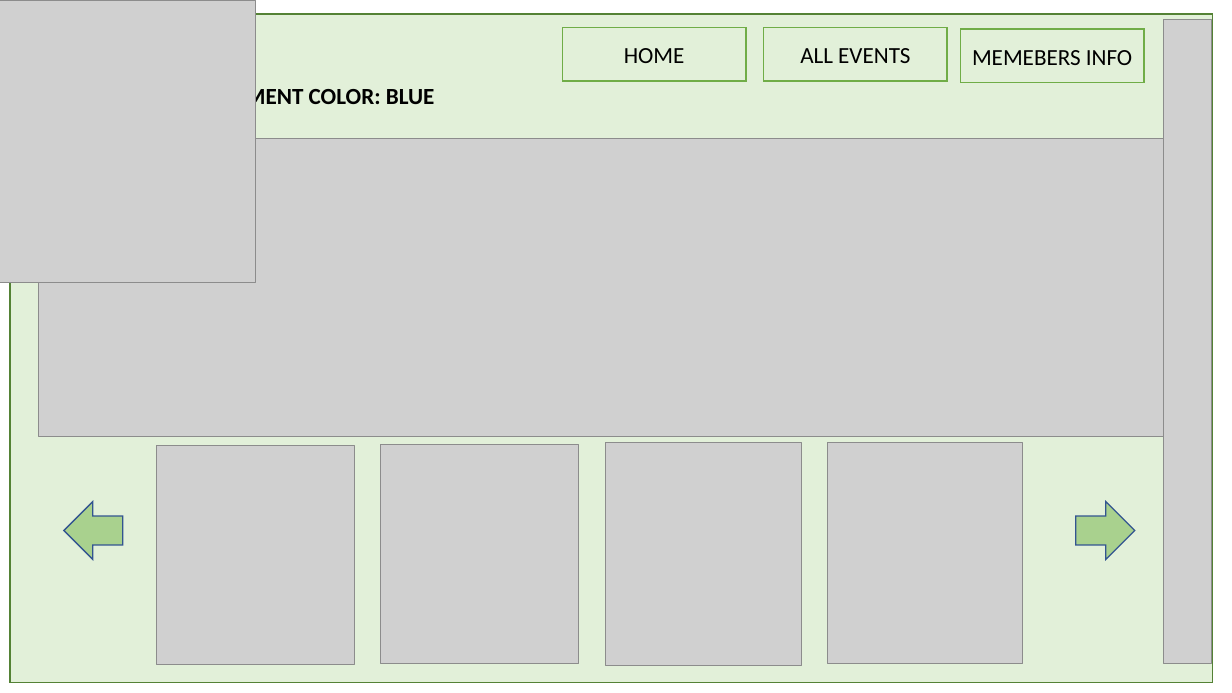
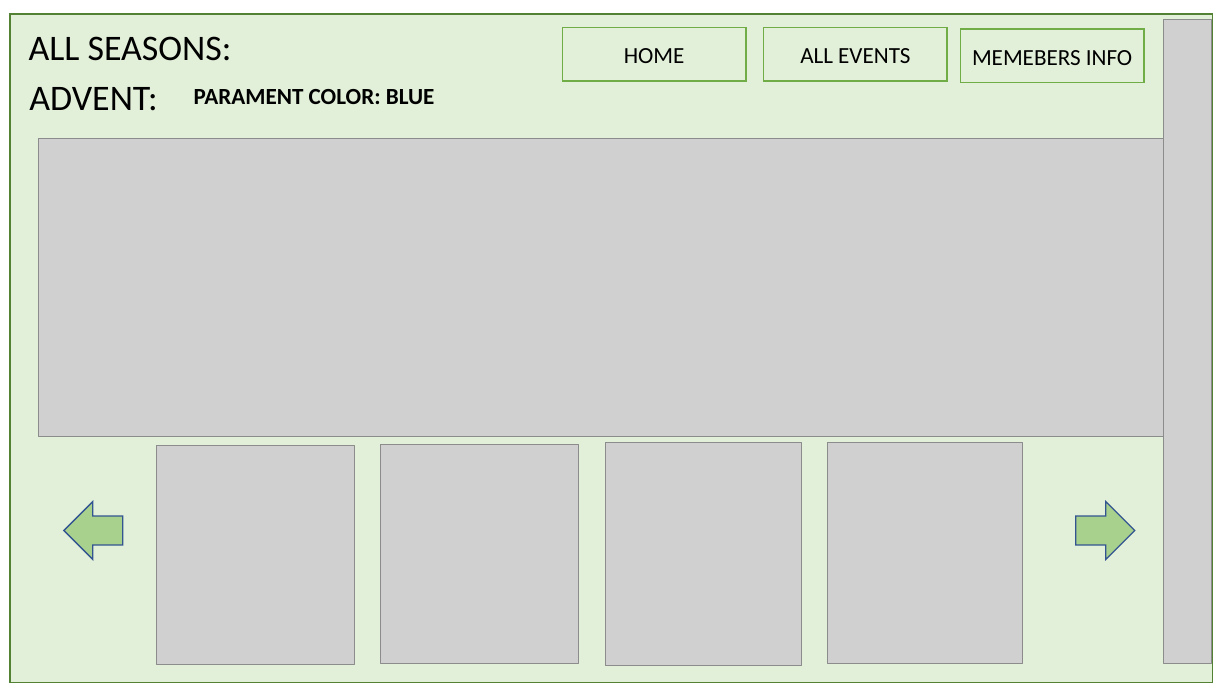
Before and after one commit to harishvavilala/Betterhappo, a slide deck: slide 6 of Powerpoints/BannerManagment.pptx. Drawn at 1232x693 pixels with LibreOffice and Linux fonts; fonts in the diff are those of the drawing; grey boxes stand for pictures. Boxes give left, top, right and bottom in pixels: in the first picture for what was removed or moved away, otherwise in the second. Text is boxed around its words. In the diff, an @@ line names an element or a change of style, - is before the commit and + after.

Commit message:
All Seasons Page

```diff
--- a/Powerpoints/BannerManagment.pptx
+++ b/Powerpoints/BannerManagment.pptx
@@ picture removed at box(0, 0, 256, 283) @@
@@ text added at box(29, 36, 232, 61), 28 pt, text #000000 @@
+ALL SEASONS:
@@ text added at box(29, 87, 157, 111), 28 pt, text #000000 @@
+ADVENT:
```
